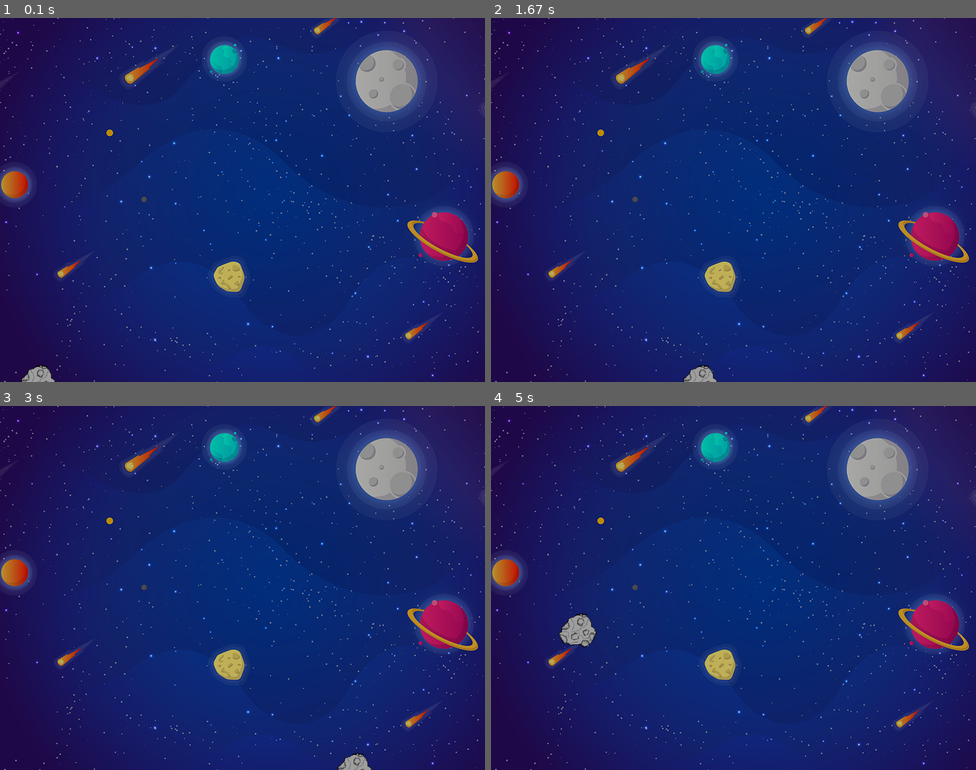
Above: before the commit, frames 1-4 (two rows, left to right).
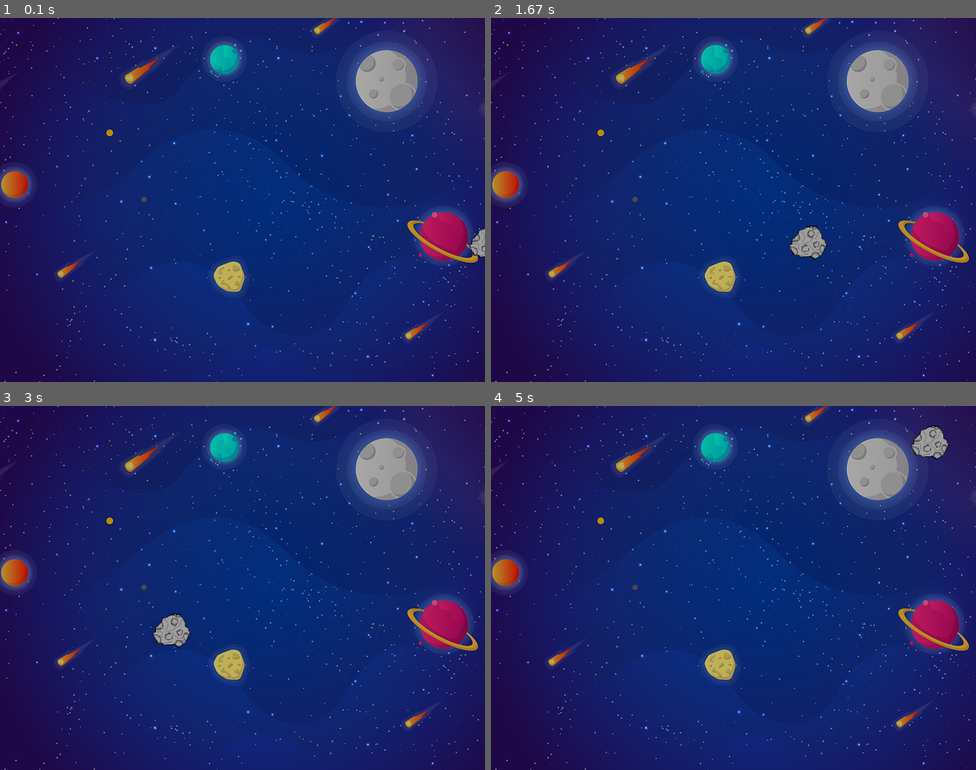
Above: after the commit, the same moments.

Repository: Sema-1054531/werkplaats-1-pygame
Game: pygame game, started from enemy.py
Two runs of this game, one before a commit and one after it. Both use one fixed random seed, a clock stepped at 60 frames per second and the inputs below.
Inputs:
- Up to frame 1 (0.1 s): no input
- Up to frame 2 (1.67 s): no input
- Up to frame 3 (3 s): no input
- Up to frame 4 (5 s): no input

The runs differ from the first frame. In frame 1, 0.4% of the frame differs, in the area x 4-100%, y 57-100%; in frame 2, 0.7%; in frame 3, 0.7%; in frame 4, 1.0%, in the area x 14-95%, y 5-67%.

Commit message:
ADD: Moving comits to left

Diff:
--- a/enemy.py
+++ b/enemy.py
@@ -18,7 +18,7 @@
 
 enemy_x_pos = 0
 enemy_y_pos = random.randrange(screen_height)
-enemy_speed = 3
+enemy_speed = -3
 
 def add_enemy_at_location(x, y):
     screen.blit(METEOR, (x, y))
@@ -31,9 +31,15 @@
             running = False
 
     enemy_x_pos += enemy_speed
-    if enemy_x_pos >= screen_width:
-        enemy_x_pos = 0
-        enemy_y_pos = randrange(screen_height)
+    if enemy_speed >0:
+        if enemy_x_pos >= screen_width:
+            enemy_x_pos = 0
+            enemy_y_pos = randrange(screen_height)
+
+    if enemy_speed <0:
+        if enemy_x_pos <= 0:
+            enemy_x_pos = 800
+            enemy_y_pos = randrange(screen_height)
 
     screen.blit(background, (0, 0))
     add_enemy_at_location(enemy_x_pos, enemy_y_pos)
